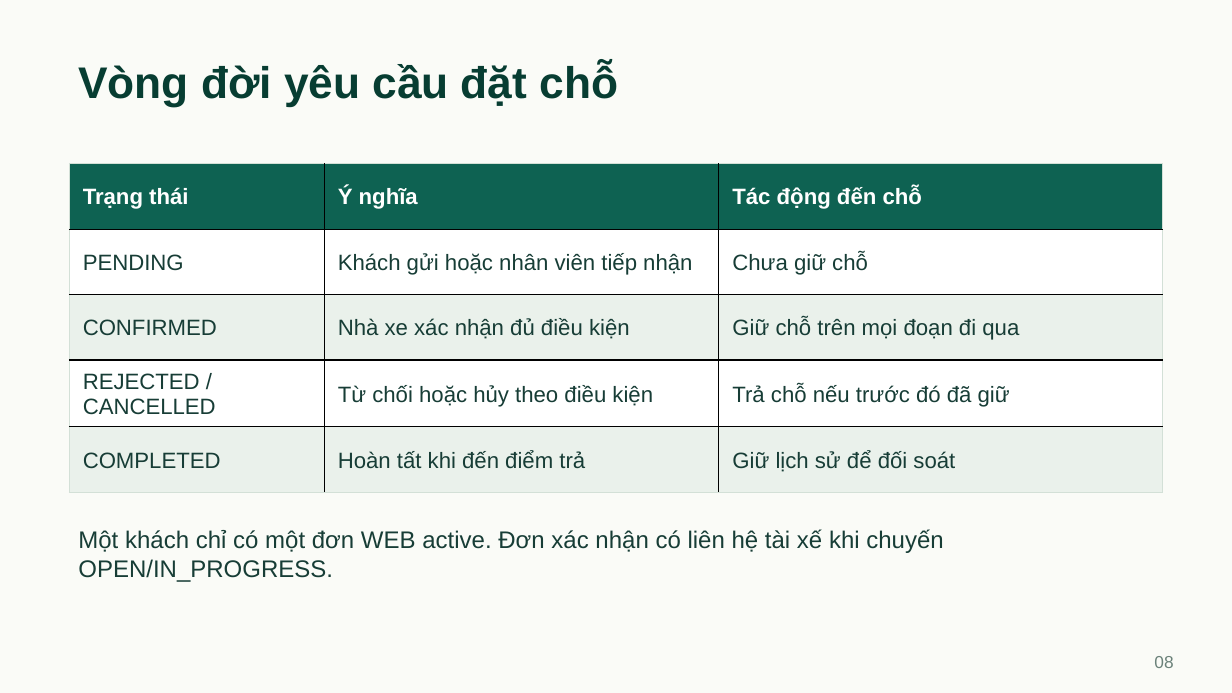
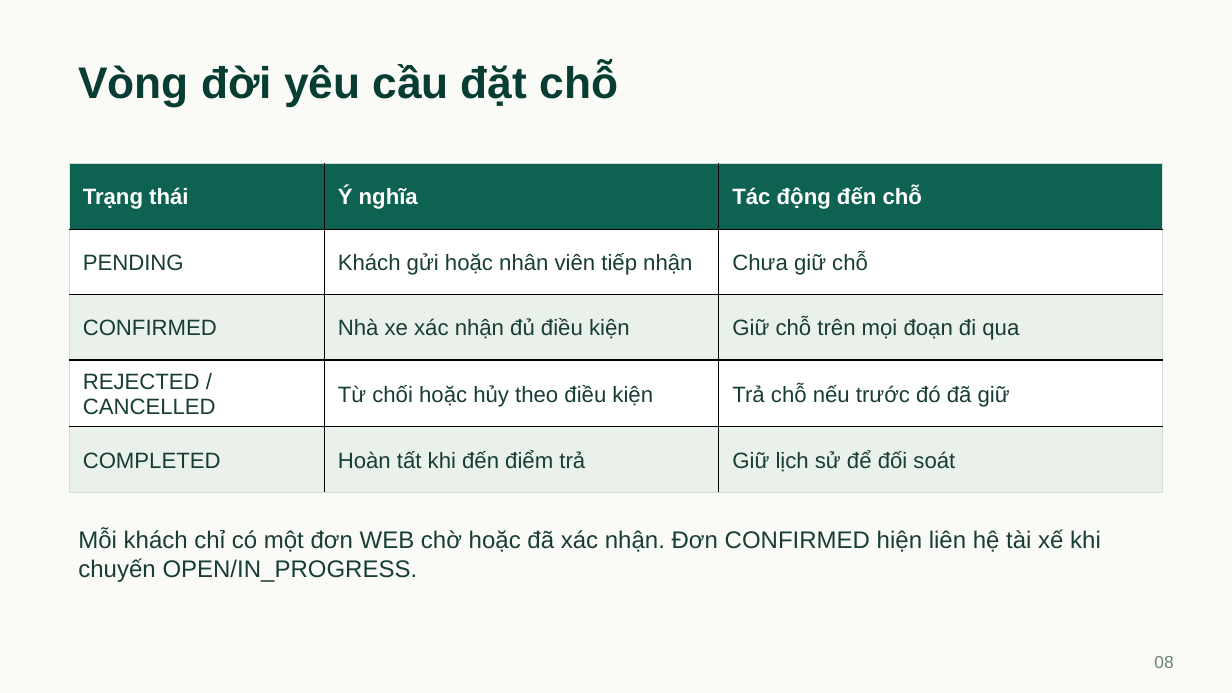
Before and after one commit to hieuv526034/vietroute-web, a slide deck: slide 8 of docs/05-ke-hoach/bao-cao/Thuyet_trinh_VietRoute.pptx. Drawn at 1232x693 pixels with LibreOffice and Linux fonts; fonts in the diff are those of the drawing. Boxes give left, top, right and bottom in pixels: in the first picture for what was removed or moved away, otherwise in the second. Text is boxed around its words. In the diff, an @@ line names an element or a change of style, - is before the commit and + after.

Commit message:
Đồng bộ tài liệu thi, PowerPoint và 40 ca nghiệm thu (docs)
Cập nhật hướng dẫn liên hệ và lịch cố định, bảng chuẩn bị thi và hỏi đáp theo 11 migration cùng kết quả kiểm hiện hành. Bổ sung điều kiện, bước, kết quả mong đợi và biên bản cho 40 kịch bản.

Kiểm tra: format/format:check/rules/docs, 242 liên kết, 40 mã ca duy nhất và gói PPTX 28 slide/13 bảng đạt. Word nháp chờ kiểm bản in theo lựa chọn của chủ dự án, không đưa vào bộ nộp.

```diff
--- a/docs/05-ke-hoach/bao-cao/Thuyet_trinh_VietRoute.pptx
+++ b/docs/05-ke-hoach/bao-cao/Thuyet_trinh_VietRoute.pptx
@@ text at <box>78,529,1101,582</box>: text changed @@
-Một khách chỉ có một đơn WEB active. Đơn xác nhận có liên hệ tài xế khi chuyến OPEN/IN_PROGRESS.
+Mỗi khách chỉ có một đơn WEB chờ hoặc đã xác nhận. Đơn CONFIRMED hiện liên hệ tài xế khi chuyến OPEN/IN_PROGRESS.
```
Also in this commit, not shown: 2 other slides changed, 5 other files.
